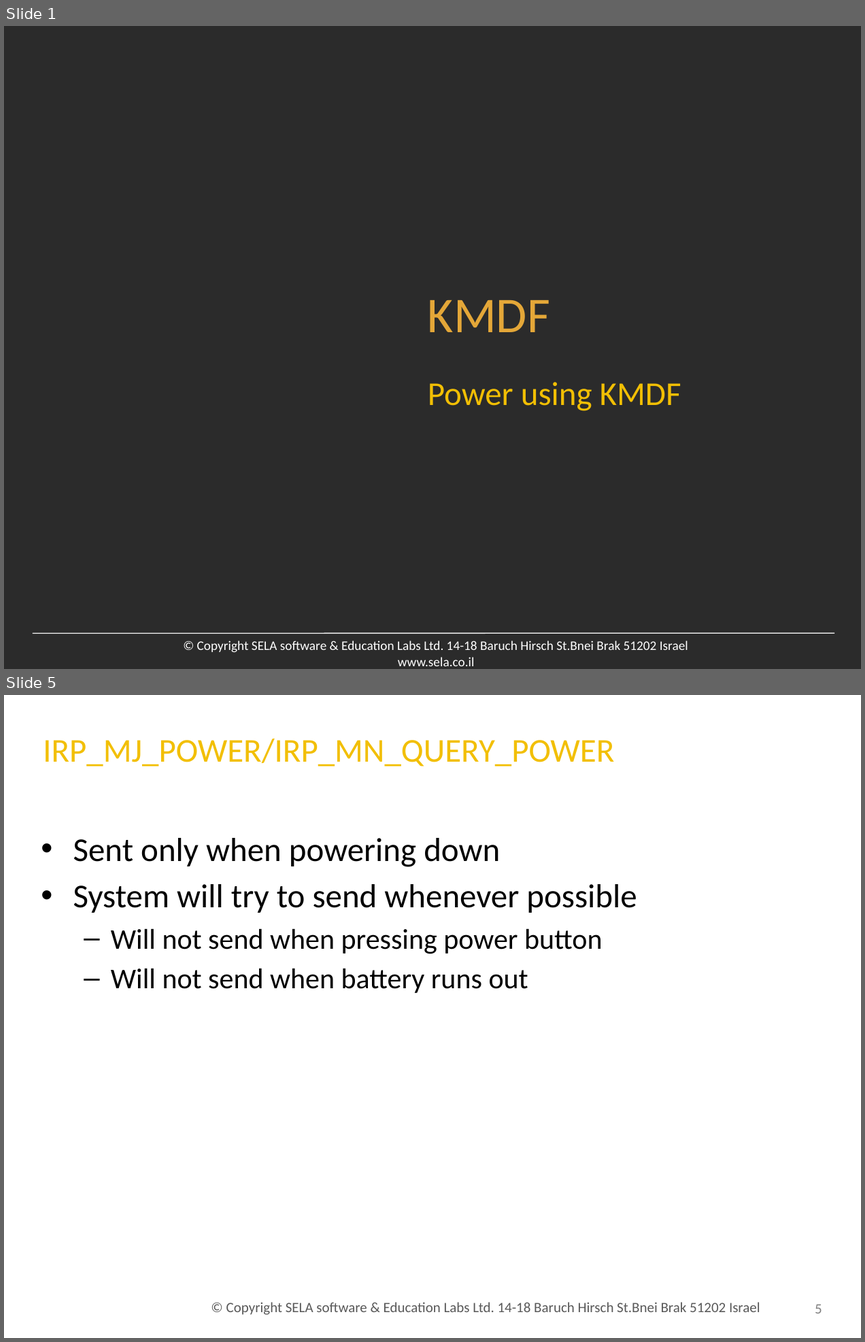
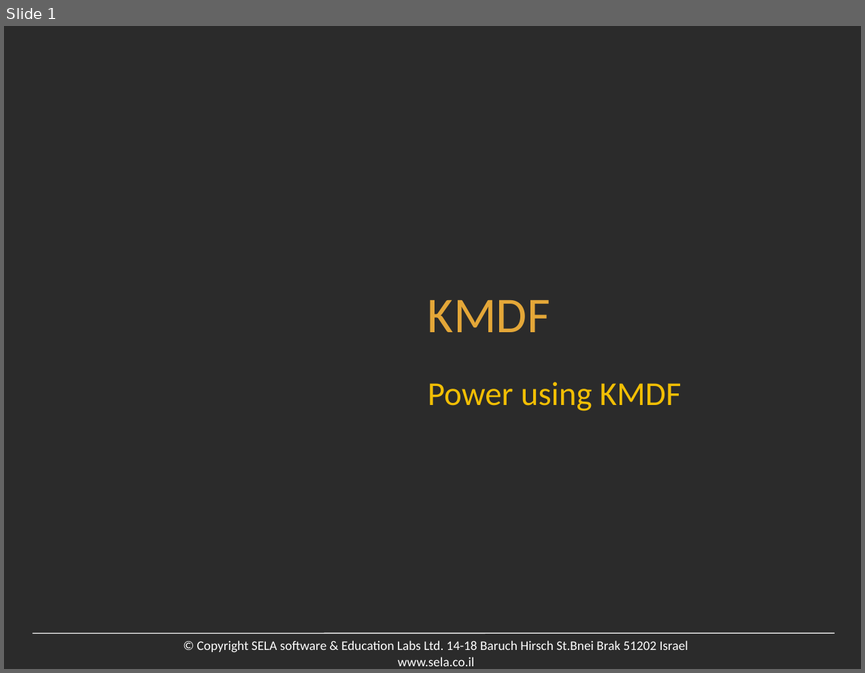
Before and after one commit to uri247/Projects, a slide deck: pmgmt/Pow005.Kmdf.pptx. Shown one above the other, each under a label of ours: slides 1 and 5 before the commit, slide 1 after it; the slides between them are not shown. The pictures are 865x1342 and 865x673 pixels, drawn with LibreOffice and Linux fonts; fonts in the diff are those of the drawing; background and template pictures are left out; a plain dark background stands for a picture behind light text. Boxes give left, top, right and bottom in pixels: in the first picture for what was removed or moved away, otherwise in the second. Text is boxed around its words. In the diff, an @@ line names an element or a change of style, - is before the commit and + after.

```diff
--- a/pmgmt/Pow005.Kmdf.pptx
+++ b/pmgmt/Pow005.Kmdf.pptx
@@ slide 5 removed at [4, 695, 861, 1338], background picture (left out) @@
@@ title removed at [43, 739, 614, 766] @@
-IRP_MJ_POWER/IRP_MN_QUERY_POWER
@@ text removed at [73, 838, 636, 993] @@
-• Sent only when powering down
-• System will try to send whenever possible
-  – Will not send when pressing power button
-  – Will not send when battery runs out
@@ text removed at [226, 1302, 760, 1314] @@
-© Copyright SELA software & Education Labs Ltd. 14-18 Baruch Hirsch St.Bnei Brak 51202 Israel
@@ page number removed at [815, 1304, 822, 1313] @@
-5
```
Also in this commit, not shown: 3 other slides removed, 8 other files.
